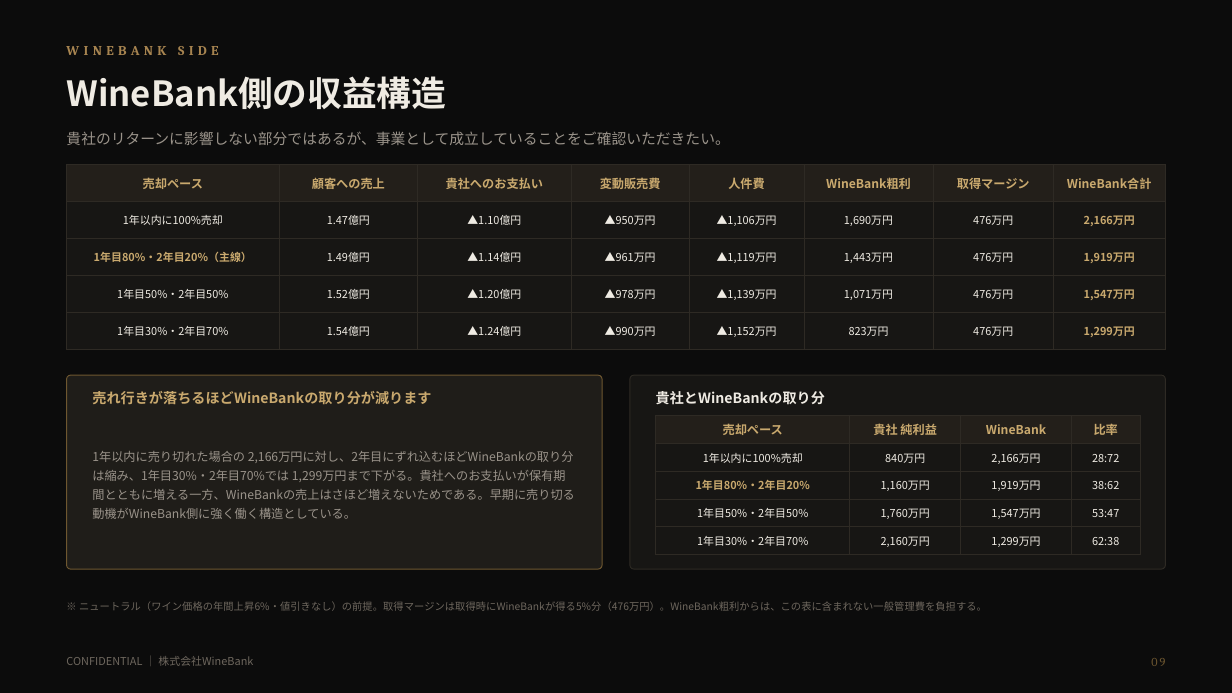
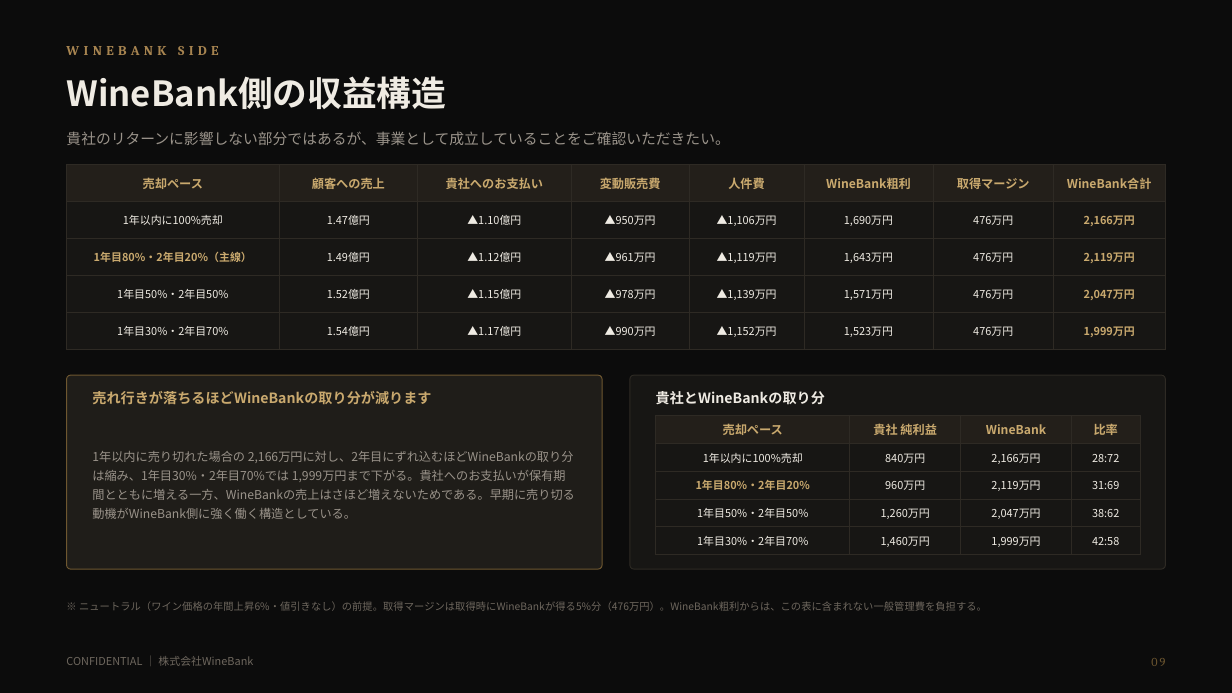
Before and after one commit to nakano-winebank/wine-auction, a slide deck: slide 10 of docs/wine-fund/WineBank_ワイン現物投資のご提案_倉持案_固定リターン型_1億円_20260821.pptx. Drawn at 1232x693 pixels with LibreOffice and Linux fonts; fonts in the diff are those of the drawing. Boxes give left, top, right and bottom in pixels: in the first picture for what was removed or moved away, otherwise in the second. Text is boxed around its words. In the diff, an @@ line names an element or a change of style, - is before the commit and + after.

```diff
--- a/docs/wine-fund/WineBank_ワイン現物投資のご提案_倉持案_固定リターン型_1億円_20260821.pptx
+++ b/docs/wine-fund/WineBank_ワイン現物投資のご提案_倉持案_固定リターン型_1億円_20260821.pptx
@@ table at (67, 165, 1165, 341) @@
-row 3: 1年目80%・2年目20%（主線） | 1.49億円 | ▲1.14億円 | ▲961万円 | ▲1,119万円 | 1,443万円 | 476万円 | 1,919万円
+row 3: 1年目80%・2年目20%（主線） | 1.49億円 | ▲1.12億円 | ▲961万円 | ▲1,119万円 | 1,643万円 | 476万円 | 2,119万円
-row 4: 1年目50%・2年目50% | 1.52億円 | ▲1.20億円 | ▲978万円 | ▲1,139万円 | 1,071万円 | 476万円 | 1,547万円
+row 4: 1年目50%・2年目50% | 1.52億円 | ▲1.15億円 | ▲978万円 | ▲1,139万円 | 1,571万円 | 476万円 | 2,047万円
-row 5: 1年目30%・2年目70% | 1.54億円 | ▲1.24億円 | ▲990万円 | ▲1,152万円 | 823万円 | 476万円 | 1,299万円
+row 5: 1年目30%・2年目70% | 1.54億円 | ▲1.17億円 | ▲990万円 | ▲1,152万円 | 1,523万円 | 476万円 | 1,999万円
@@ table at (656, 416, 1141, 551) @@
-row 3: 1年目80%・2年目20% | 1,160万円 | 1,919万円 | 38:62
+row 3: 1年目80%・2年目20% | 960万円 | 2,119万円 | 31:69
-row 4: 1年目50%・2年目50% | 1,760万円 | 1,547万円 | 53:47
+row 4: 1年目50%・2年目50% | 1,260万円 | 2,047万円 | 38:62
-row 5: 1年目30%・2年目70% | 2,160万円 | 1,299万円 | 62:38
+row 5: 1年目30%・2年目70% | 1,460万円 | 1,999万円 | 42:58
@@ text at (92, 451, 575, 519): text changed @@
-1年以内に売り切れた場合の 2,166万円に対し、2年目にずれ込むほどWineBankの取り分は縮み、1年目30%・2年目70%では 1,299万円まで下がる。貴社へのお支払いが保有期間とともに増える一方、WineBankの売上はさほど増えないためである。早期に売り切る動機がWineBank側に強く働く構造としている。
+1年以内に売り切れた場合の 2,166万円に対し、2年目にずれ込むほどWineBankの取り分は縮み、1年目30%・2年目70%では 1,999万円まで下がる。貴社へのお支払いが保有期間とともに増える一方、WineBankの売上はさほど増えないためである。早期に売り切る動機がWineBank側に強く働く構造としている。
```
Also in this commit, not shown: 12 other slides changed, 3 other files.
